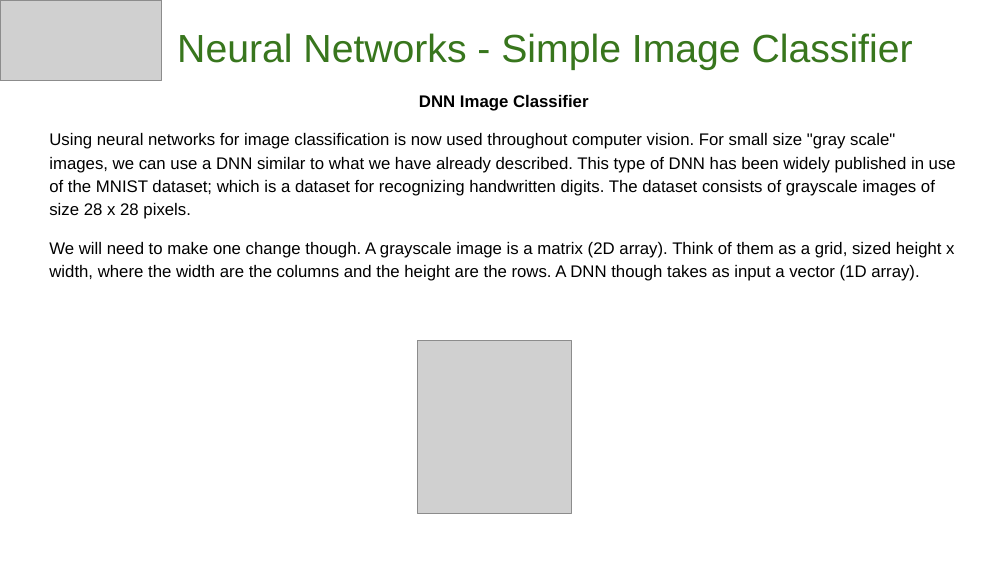
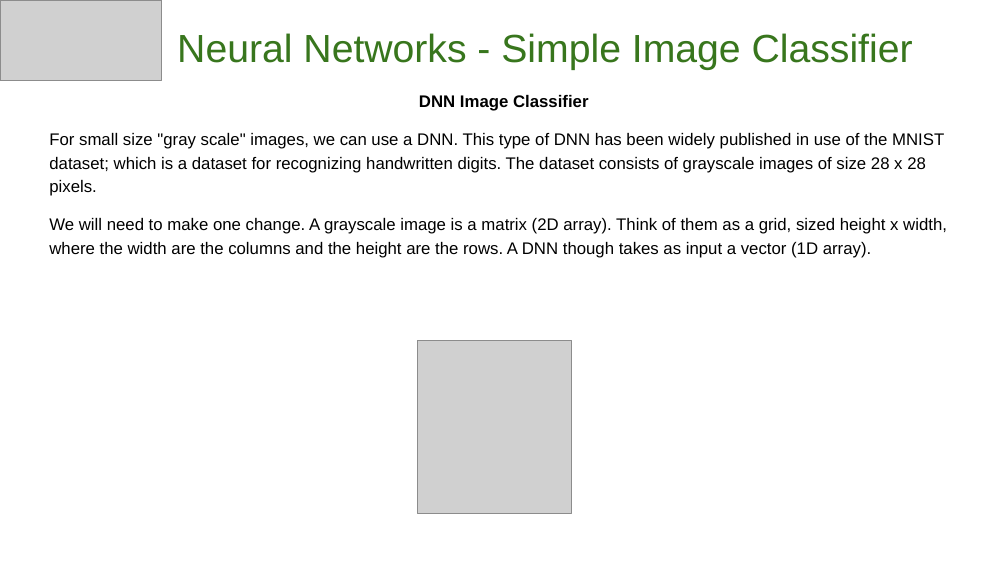
Before and after one commit to GoogleCloudPlatform/keras-idiomatic-programmer, a slide deck: slide 38 of workshops/Neural_Networks/The Idiomatic Programmer - Learning Keras - Workshop - Neural Networks.pptx. Drawn at 1008x567 pixels with LibreOffice and Linux fonts; fonts in the diff are those of the drawing; grey boxes stand for pictures. Boxes give left, top, right and bottom in pixels: in the first picture for what was removed or moved away, otherwise in the second. Text is boxed around its words. In the diff, an @@ line names an element or a change of style, - is before the commit and + after.

Commit message:
start convolutional neural network study pack

```diff
--- a/workshops/Neural_Networks/The Idiomatic Programmer - Learning Keras - Workshop - Neural Networks.pptx
+++ b/workshops/Neural_Networks/The Idiomatic Programmer - Learning Keras - Workshop - Neural Networks.pptx
@@ text at <box>49,133,947,258</box>: text changed @@
-Using neural networks for image classification is now used throughout computer vision. For small size "gray scale" images, we can use a DNN similar to what we have already described. This type of DNN has been widely published in use of the MNIST dataset; which is a dataset for recognizing handwritten digits. The dataset consists of grayscale images of size 28 x 28 pixels.
-We will need to make one change though. A grayscale image is a matrix (2D array). Think of them as a grid, sized height x width, where the width are the columns and the height are the rows. A DNN though takes as input a vector (1D array).
+For small size "gray scale" images, we can use a DNN. This type of DNN has been widely published in use of the MNIST dataset; which is a dataset for recognizing handwritten digits. The dataset consists of grayscale images of size 28 x 28 pixels.
+We will need to make one change. A grayscale image is a matrix (2D array). Think of them as a grid, sized height x width, where the width are the columns and the height are the rows. A DNN though takes as input a vector (1D array).
```
Also in this commit, not shown: 22 other slides changed, 2 other files.
